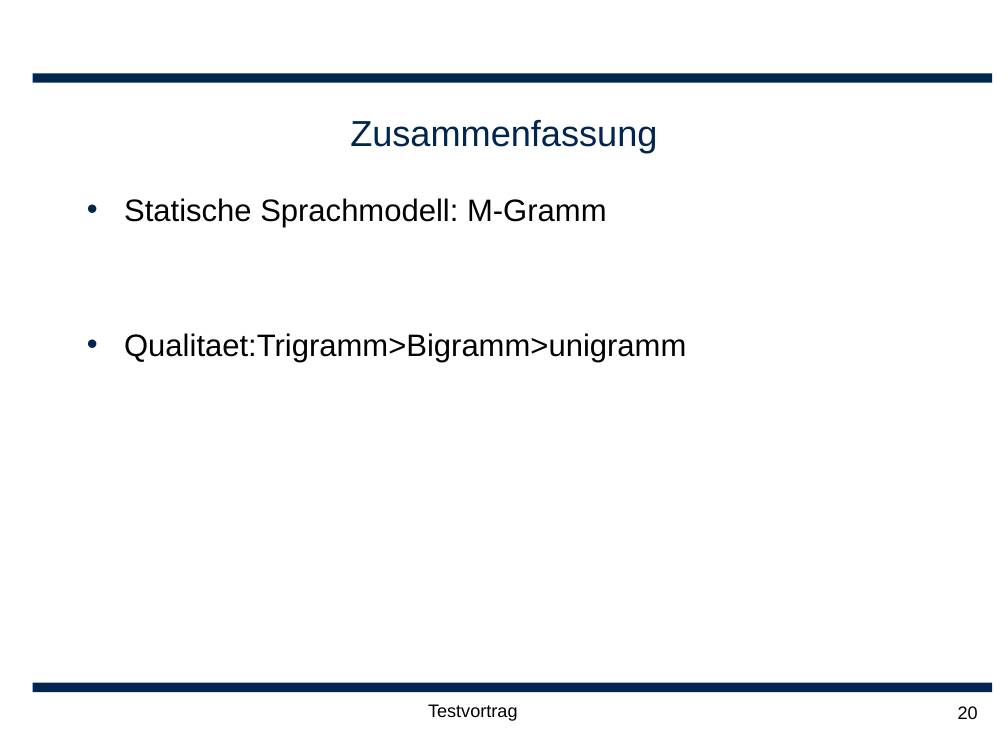
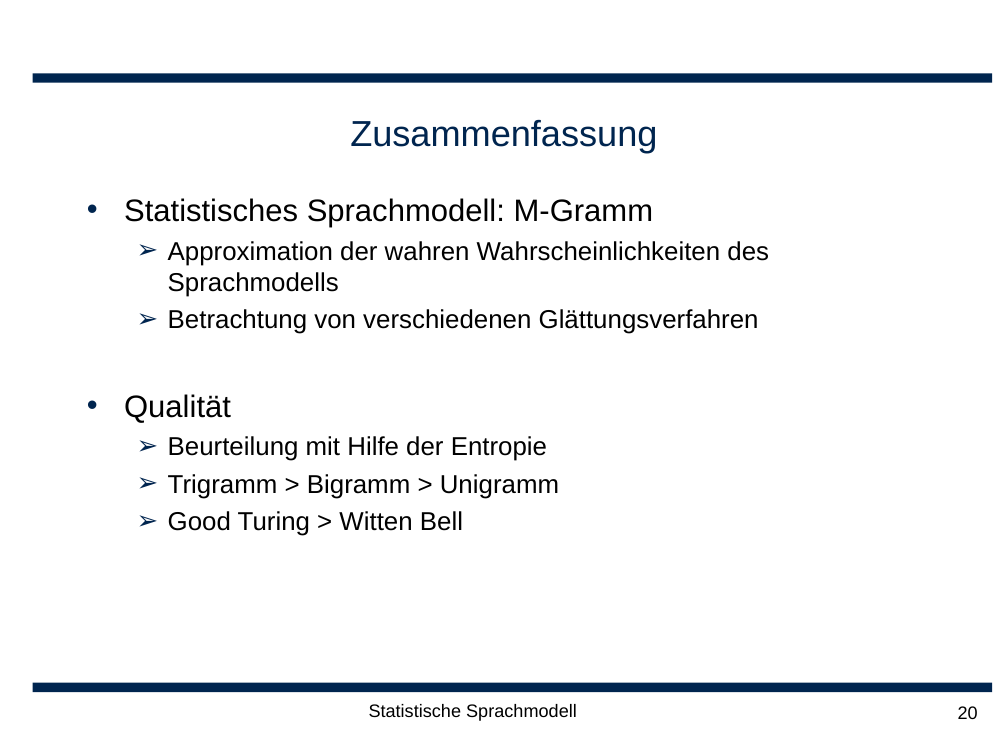
Before and after one commit to leonard117/arbeittet, a slide deck: slide 20 of ARS/doc/Statische Sprachmodellierung.ppt. Drawn at 1008x736 pixels with LibreOffice and Linux fonts; fonts in the diff are those of the drawing; background and template pictures are left out. Boxes give left, top, right and bottom in pixels: in the first picture for what was removed or moved away, otherwise in the second. Text is boxed around its words. In the diff, an @@ line names an element or a change of style, - is before the commit and + after.

```diff
--- a/ARS/doc/Statische Sprachmodellierung.ppt
+++ b/ARS/doc/Statische Sprachmodellierung.ppt
@@ text at box(124, 198, 769, 536): text changed; size 24 to 20 pt @@
-• Statische Sprachmodell: M-Gramm
-• Qualitaet:Trigramm>Bigramm>unigramm
+• Statistisches Sprachmodell: M-Gramm
+  ➢ Approximation der wahren Wahrscheinlichkeiten des Sprachmodells
+  ➢ Betrachtung von verschiedenen Glättungsverfahren
+• Qualität
+  ➢ Beurteilung mit Hilfe der Entropie
+  ➢ Trigramm > Bigramm > Unigramm
+  ➢ Good Turing > Witten Bell
@@ text at box(369, 704, 577, 721): text changed @@
-Testvortrag
+Statistische Sprachmodell
```
Also in this commit, not shown: 15 other slides changed, 5 slides added, 4 slides removed.
